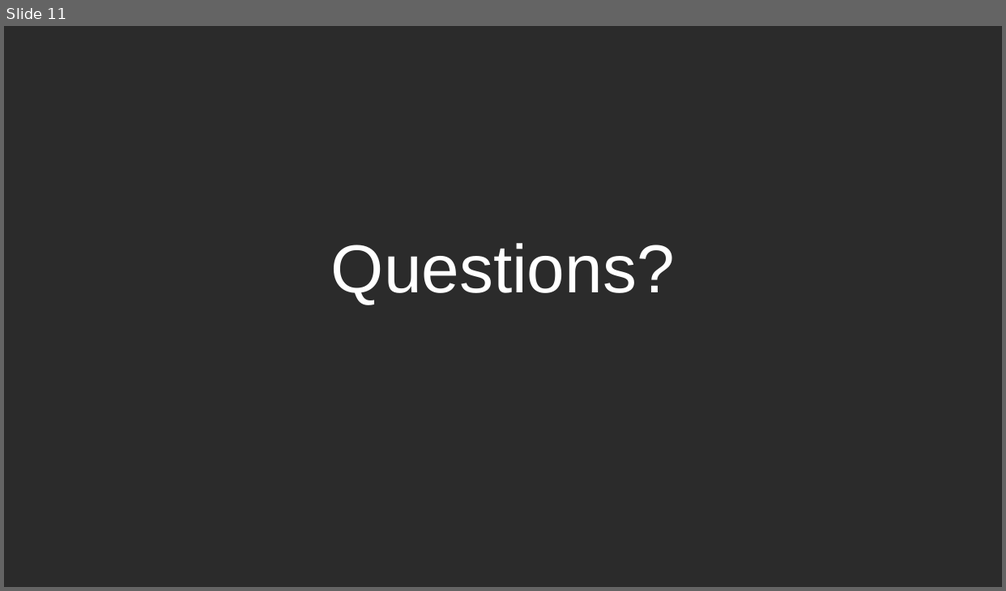
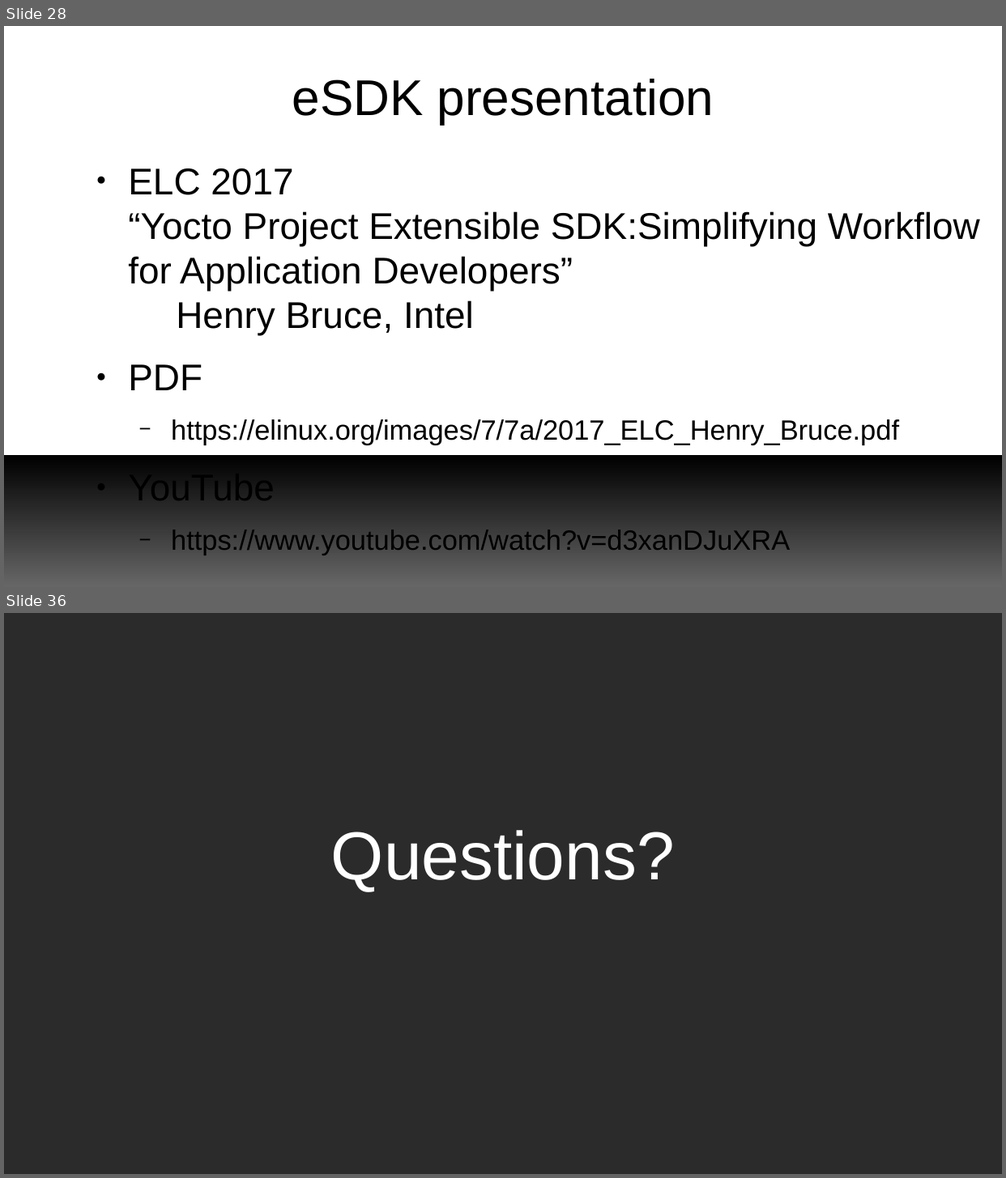
Before and after one commit to e-ale/Slides, a slide deck: yocto-images/src/build-images-with-yocto-project.odp. Shown one above the other, each under a label of ours: slide 11 before the commit, slides 28 and 36 after it; the slides between them are not shown. The pictures are 1006x591 and 1006x1178 pixels, drawn with LibreOffice and Linux fonts; fonts in the diff are those of the drawing; background and template pictures are left out; a plain dark background stands for a picture behind light text. Boxes give left, top, right and bottom in pixels: in the first picture for what was removed or moved away, otherwise in the second. Text is boxed around its words. In the diff, an @@ line names an element or a change of style, - is before the commit and + after.

Commit message:
yocto-images: Update Slides
* Add more detail about:
  - layers
  - layer index
  - workflow tools

```diff
--- a/yocto-images/src/build-images-with-yocto-project.odp
+++ b/yocto-images/src/build-images-with-yocto-project.odp
@@ slide 28 added at box(4, 26, 1002, 587), background #FFFFFF @@
@@ title added at box(292, 79, 714, 124), 40 pt, text #000000 @@
+eSDK presentation
@@ text added at box(128, 169, 980, 556), 29.6 pt, text #000000 @@
+● ELC 2017
+  “Yocto Project Extensible SDK:Simplifying Workflow for Application Developers”
+  Henry Bruce, Intel
+● PDF
+  − https://elinux.org/images/7/7a/2017_ELC_Henry_Bruce.pdf
+● YouTube
+  − https://www.youtube.com/watch?v=d3xanDJuXRA
@@ rectangle added at box(4, 455, 1002, 587), fill gradient #000000 to #666666 @@
@@ what was slide 11 is now slide 36 @@
```
Also in this commit, not shown: 3 slides changed, 25 other slides added, 1 slide removed, 1 other file.
